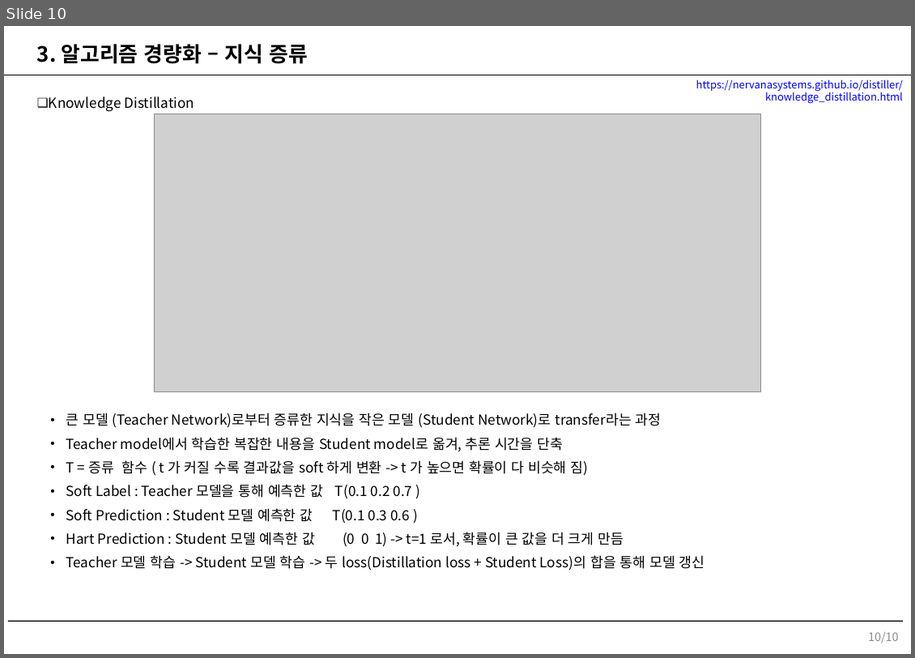
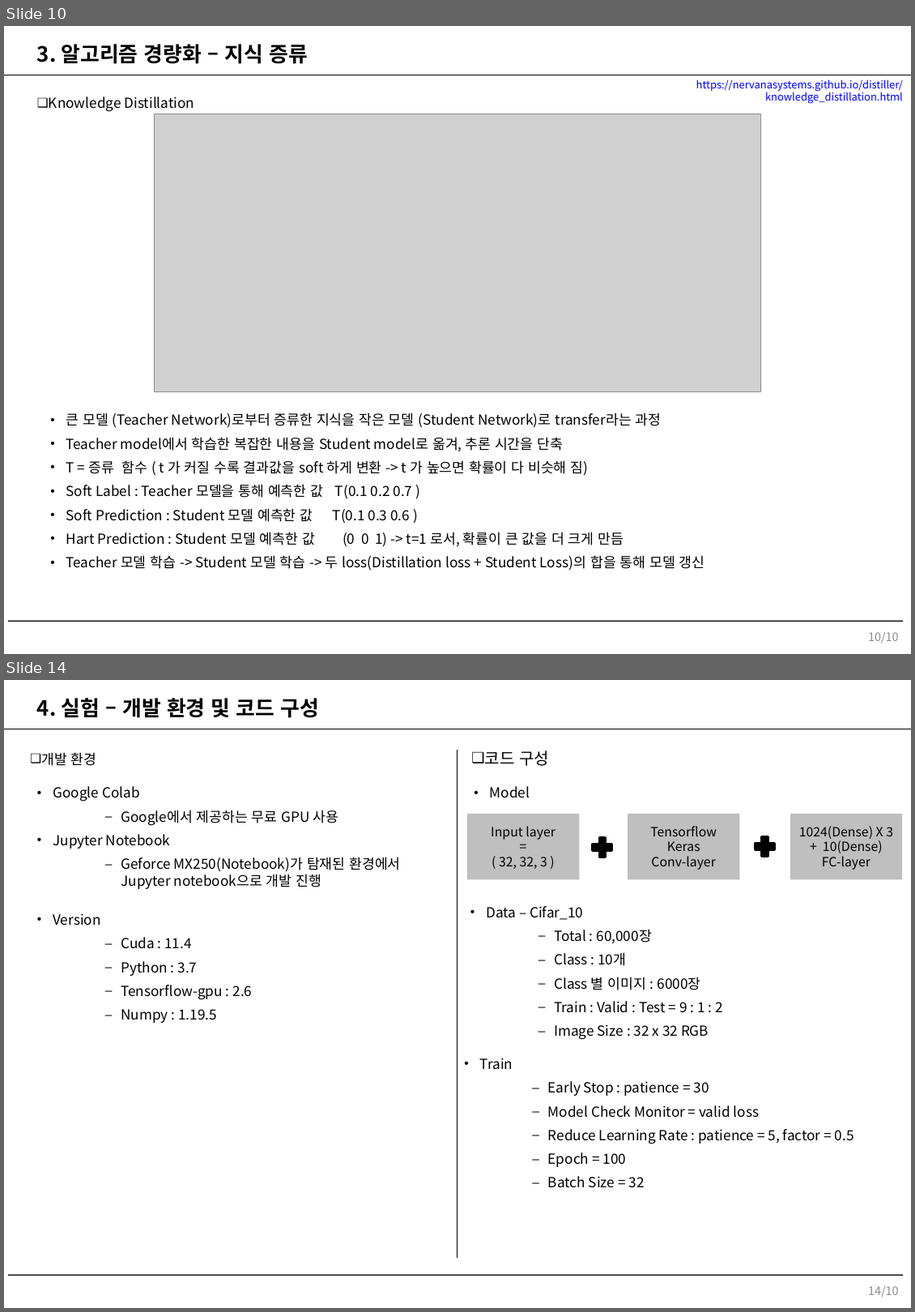
Before and after one commit to yutan0565/Light-Weight-Base_Tensorflow2, a slide deck: 자료/개인_과제.pptx. Shown one above the other, each under a label of ours: slide 10 before the commit, slides 10 and 14 after it; the slides between them are not shown. The pictures are 915x658 and 915x1312 pixels, drawn with LibreOffice and Linux fonts; fonts in the diff are those of the drawing; grey boxes stand for pictures; background and template pictures are left out. Boxes give left, top, right and bottom in pixels: in the first picture for what was removed or moved away, otherwise in the second. Text is boxed around its words. In the diff, an @@ line names an element or a change of style, - is before the commit and + after.

```diff
--- a/자료/개인_과제.pptx
+++ b/자료/개인_과제.pptx
@@ slide 14 added at <box>4,680,911,1308</box>, background #FFFFFF; not listed: 2 template elements that a slide beside it also shows @@
@@ text added at <box>37,698,320,718</box>, 18 pt, text #000000, bold @@
+4. 실험 – 개발 환경 및 코드 구성
@@ text added at <box>41,752,97,766</box>, 12 pt, text #000000 @@
+❑ 개발 환경
@@ line added from (457, 750) to (457, 1258), #000000 0.75 pt @@
@@ text added at <box>485,750,549,766</box>, 14 pt, text #000000 @@
+❑ 코드 구성
@@ text added at <box>53,786,400,889</box>, 12 pt, text #000000 @@
+• Google Colab
+  – Google에서 제공하는 무료 GPU 사용
+• Jupyter Notebook
+  – Geforce MX250(Notebook)가 탐재된 환경에서 Jupyter notebook으로 개발 진행
@@ text added at <box>490,786,530,798</box>, 12 pt, text #000000 @@
+• Model
@@ rectangle added at <box>467,814,579,880</box>, fill #BFBFBF, 11 pt, text #000000 @@
+Input layer
+=
+( 32, 32, 3 )
@@ rectangle added at <box>628,814,740,880</box>, fill #BFBFBF, 11 pt, text #000000 @@
+Tensorflow
+Keras
+Conv-layer
@@ rectangle added at <box>791,814,903,880</box>, fill #BFBFBF, 11 pt, text #000000 @@
+1024(Dense) X 3
++ 10(Dense)
+FC-layer
@@ plus sign added at <box>590,834,616,860</box>, fill #000000, outline #000000 2 pt @@
@@ plus sign added at <box>752,833,778,859</box>, fill #000000, outline #000000 2 pt @@
@@ text added at <box>53,913,253,1023</box>, 12 pt, text #000000 @@
+• Version
+  – Cuda : 11.4
+  – Python : 3.7
+  – Tensorflow-gpu : 2.6
+  – Numpy : 1.19.5
@@ text added at <box>486,906,723,1040</box>, 12 pt, text #000000 @@
+• Data – Cifar_10
+  – Total : 60,000장
+  – Class : 10개
+  – Class 별 이미지 : 6000장
+  – Train : Valid : Test = 9 : 1 : 2
+  – Image Size : 32 x 32 RGB
@@ text added at <box>480,1057,854,1188</box>, 12 pt, text #000000 @@
+• Train
+  – Early Stop : patience = 30
+  – Model Check Monitor = valid loss
+  – Reduce Learning Rate : patience = 5, factor = 0.5
+  – Epoch = 100
+  – Batch Size = 32
@@ page number added at <box>868,1286,898,1297</box>, 10 pt, text #8C8C8C @@
+14/10
```
Also in this commit, not shown: 6 other slides added, 1 slide removed, 4 other files.
